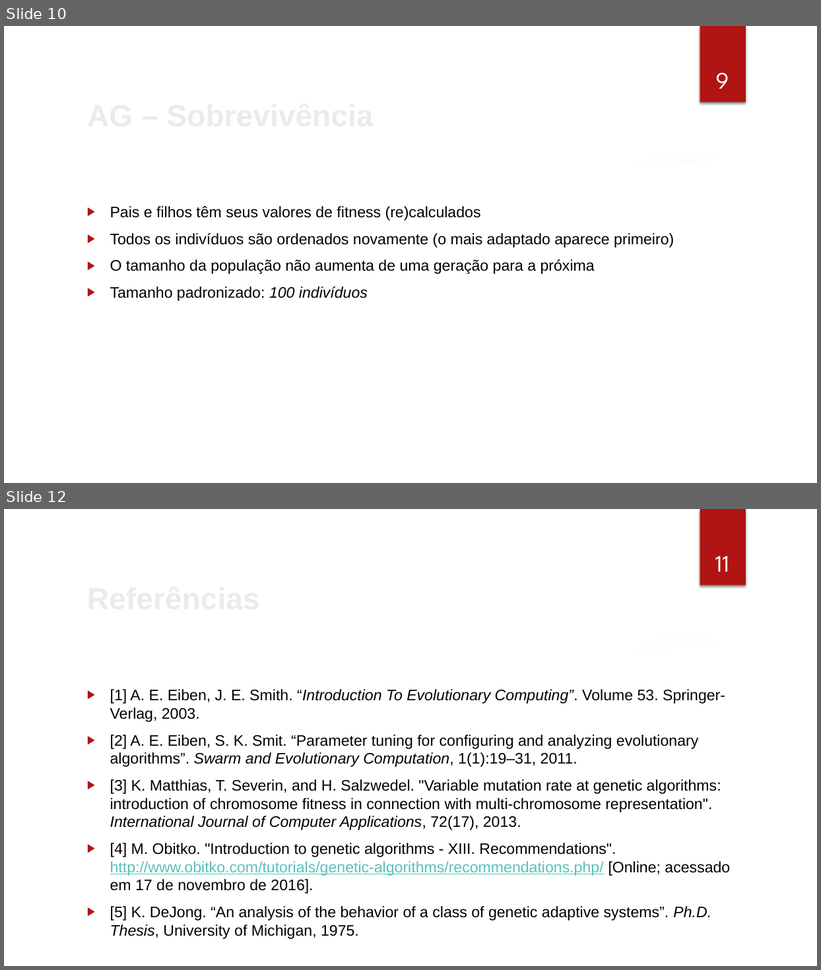
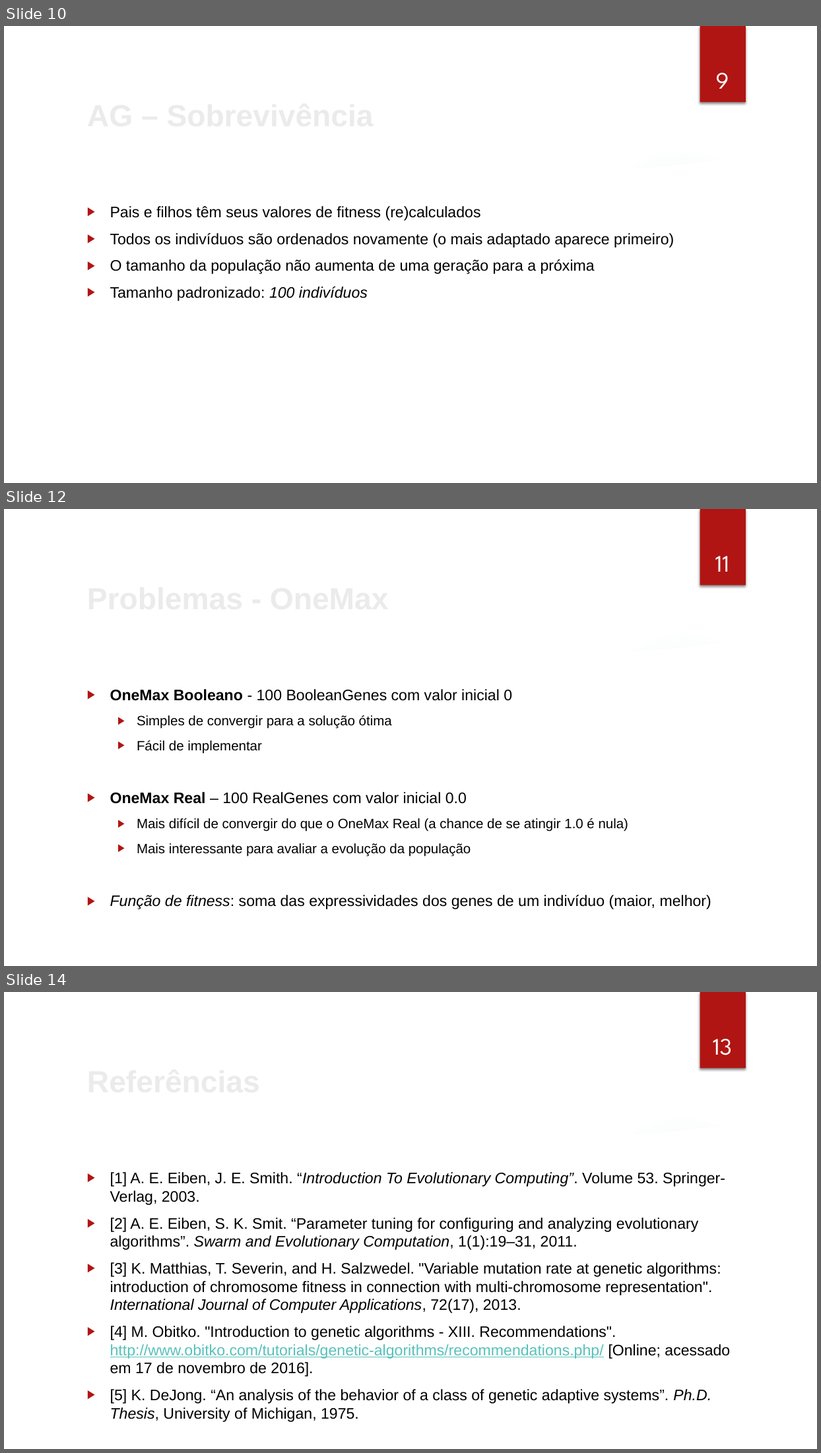
Before and after one commit to cassioss/genetics, a slide deck: presentations/TG2_Apresentacao_Cassio.pptx. Shown one above the other, each under a label of ours: slides 10 and 12 before the commit, slides 10, 12 and 14 after it; the slides between them are not shown. The pictures are 821x970 and 821x1453 pixels, drawn with LibreOffice and Linux fonts; fonts in the diff are those of the drawing; background and template pictures are left out. Boxes give left, top, right and bottom in pixels: in the first picture for what was removed or moved away, otherwise in the second. Text is boxed around its words. In the diff, an @@ line names an element or a change of style, - is before the commit and + after.

```diff
--- a/presentations/TG2_Apresentacao_Cassio.pptx
+++ b/presentations/TG2_Apresentacao_Cassio.pptx
@@ slide 12 added at (4, 509, 817, 966), background picture (left out); not listed: 7 template elements that a slide beside it also shows @@
@@ page number added at (715, 556, 730, 572), 28 pt, text #FFFFFF @@
+11
@@ title added at (110, 690, 170, 701), 36 pt, text #EBEBEB, bold @@
+Problemas - OneMax
@@ text added at (110, 689, 712, 910), 16 pt, text #000000 @@
+▶ OneMax Booleano - 100 BooleanGenes com valor inicial 0
+  ▶ Simples de convergir para a solução ótima
+  ▶ Fácil de implementar
+▶ OneMax Real – 100 RealGenes com valor inicial 0.0
+  ▶ Mais difícil de convergir do que o OneMax Real (a chance de se atingir 1.0 é nula)
+  ▶ Mais interessante para avaliar a evolução da população
+▶ Função de fitness: soma das expressividades dos genes de um indivíduo (maior, melhor)
@@ what was slide 12 is now slide 14 @@
@@ page number at (713, 1039, 732, 1055): text changed @@
-11
+13
```
Also in this commit, not shown: 2 slides changed, 1 other slide added, 8 other files.
